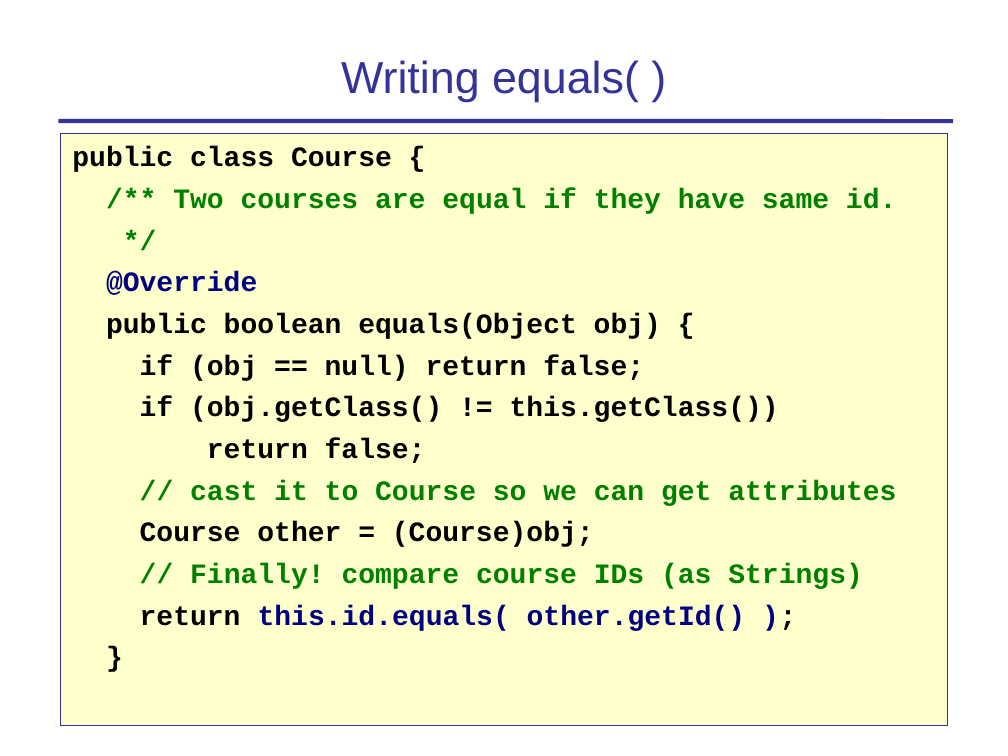
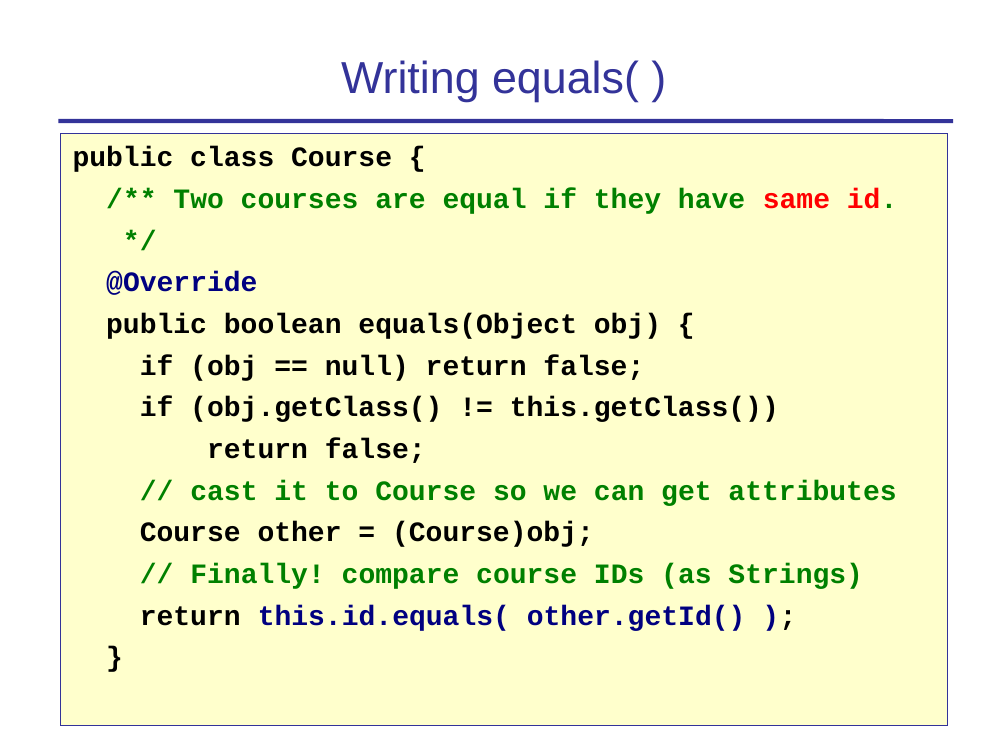
Before and after one commit to cpske/programming1, a slide deck: slide 11 of objects/7-Fundamental-Methods.ppt. Drawn at 1008x756 pixels with LibreOffice and Linux fonts; fonts in the diff are those of the drawing. Boxes give left, top, right and bottom in pixels: in the first picture for what was removed or moved away, otherwise in the second. Text is boxed around its words. In the diff, an @@ line names an element or a change of style, - is before the commit and + after.

```diff
--- a/objects/7-Fundamental-Methods.ppt
+++ b/objects/7-Fundamental-Methods.ppt
@@ text at (x1=173, y1=188, x2=898, y2=214): text colour #008000 to #FF0000 in "same id." @@
```
Also in this commit, not shown: 9 other slides changed, 8 other files.
